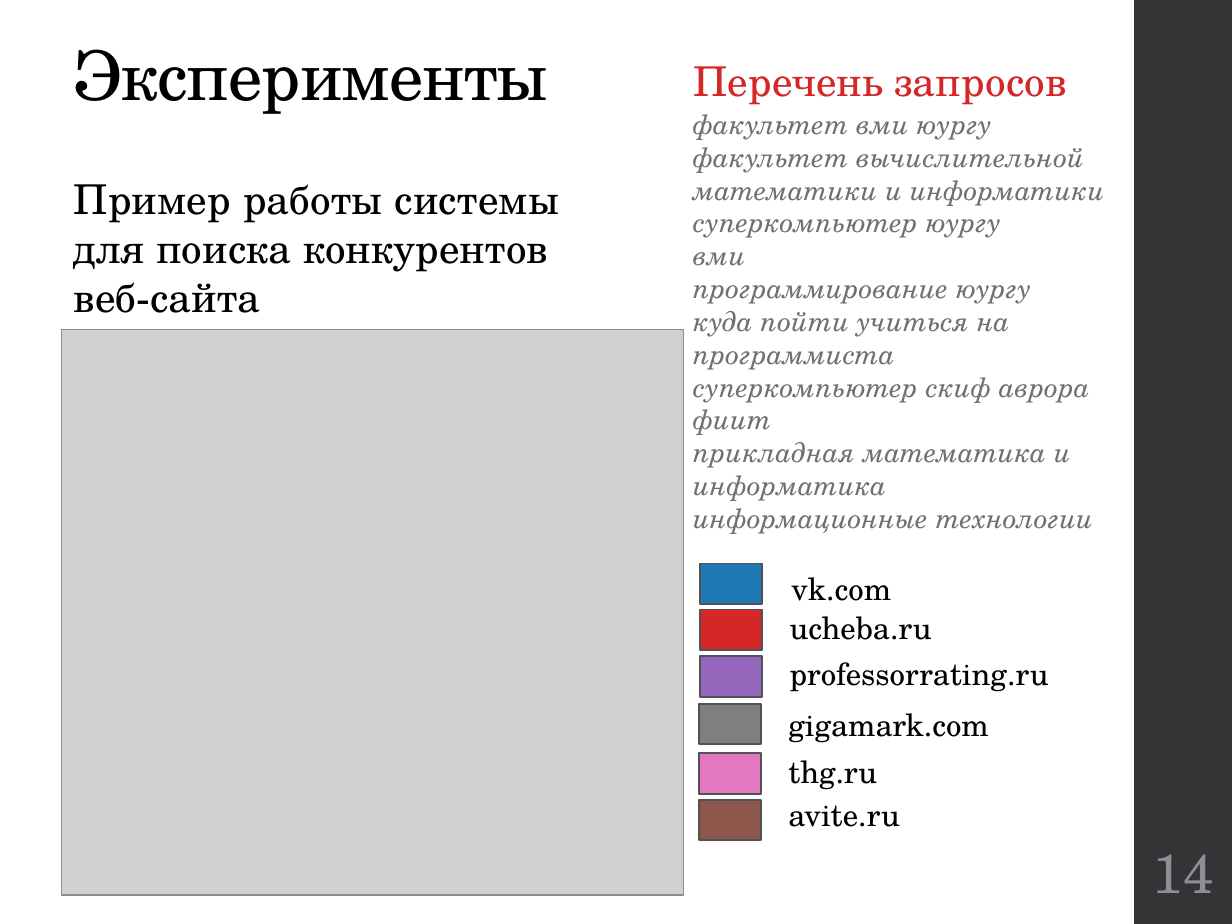
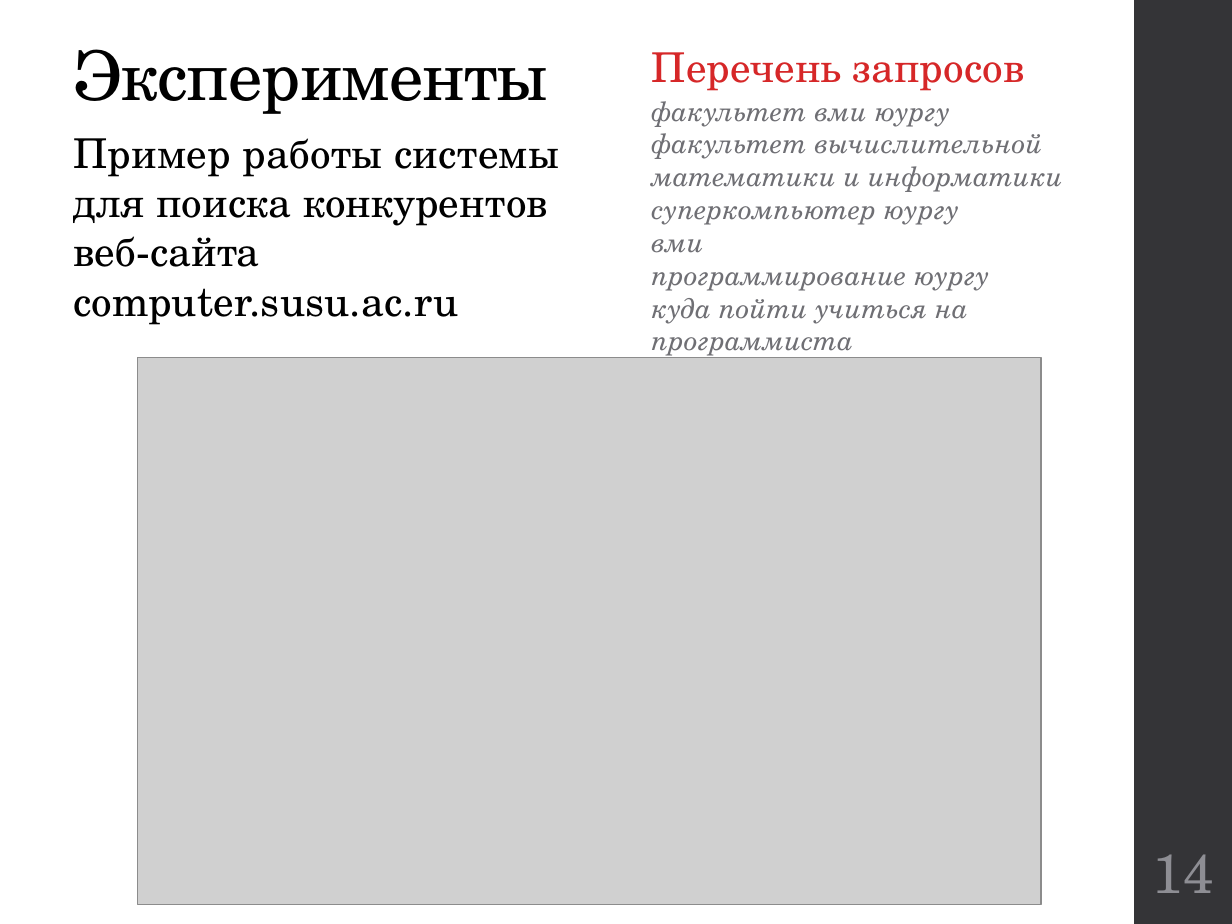
Before and after one commit to kwadraterry/diploma, a slide deck: slide 14 of Отчет/Доклад Неповинных.pptx. Drawn at 1232x924 pixels with LibreOffice and Linux fonts; fonts in the diff are those of the drawing; grey boxes stand for pictures. Boxes give left, top, right and bottom in pixels: in the first picture for what was removed or moved away, otherwise in the second. Text is boxed around its words. In the diff, an @@ line names an element or a change of style, - is before the commit and + after.

```diff
--- a/Отчет/Доклад Неповинных.pptx
+++ b/Отчет/Доклад Неповинных.pptx
@@ text "Перечень запросов": place and size @@
-text "Перечень запросов" at <box>693,66,1104,534</box>
+text "Перечень запросов" at <box>652,52,1062,359</box>
@@ text at <box>74,138,559,325</box>: text changed @@
-Пример работы системы для поиска конкурентов веб-сайта
+Пример работы системы для поиска конкурентов веб-сайта computer.susu.ac.ru
@@ picture: place and size @@
-picture at <box>62,330,684,896</box>
+picture at <box>138,357,1041,904</box>
@@ text at <box>693,377,1093,534</box>: paragraphs removed @@
-суперкомпьютер скиф аврора
-фиит
-прикладная математика и информатика
-информационные технологии
@@ rectangle removed at <box>701,563,763,604</box> @@
@@ text removed at <box>791,577,891,601</box> @@
-vk.com
@@ rectangle removed at <box>701,610,763,650</box> @@
@@ text removed at <box>790,616,932,640</box> @@
-ucheba.ru
@@ rectangle removed at <box>701,657,763,697</box> @@
@@ text removed at <box>790,662,1049,692</box> @@
-professorrating.ru
@@ rectangle removed at <box>700,703,761,744</box> @@
@@ text removed at <box>788,713,988,743</box> @@
-gigamark.com
@@ rectangle removed at <box>700,753,761,793</box> @@
@@ text removed at <box>788,760,877,790</box> @@
-thg.ru
@@ rectangle removed at <box>700,800,761,840</box> @@
@@ text removed at <box>788,805,899,827</box> @@
-avite.ru
```
Also in this commit, not shown: 4 other slides changed, 1 slide added, 3 other files.
